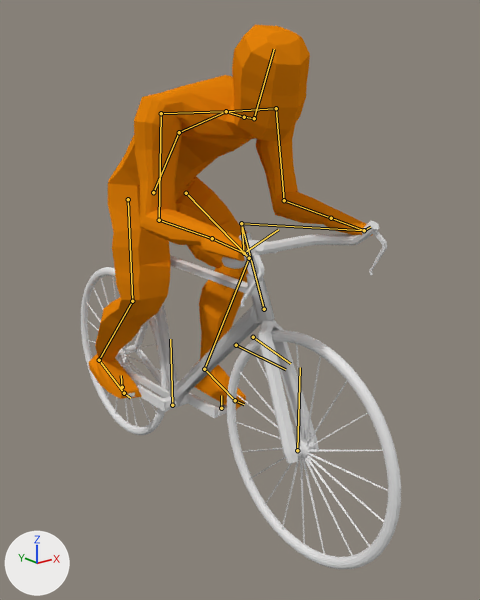
An edit to the Blender file Infinity Bike/Assets/Player/3Dplayer/BicycleV6.blend, drawn before and after from the same camera.
Both versions are drawn from a camera (50 mm lens) standing at (-4.67, -6.7, 5.27) and looking at (0.4, -0.35, 2.73). Arrows for +X, +Y and +Z are at lower left; the lights stay in place. The bones that bend it are drawn over the model as lines.

Names of what the first picture shows: 'BackWheel', 'Bike Frame', 'Cylinder', 'FRONT WHEEL', 'Fork', 'HandleBar', 'HandleBarConnector', 'Hub.000', 'Pedal.001', 'PedalShaft', 'Spokes and hub.000'.
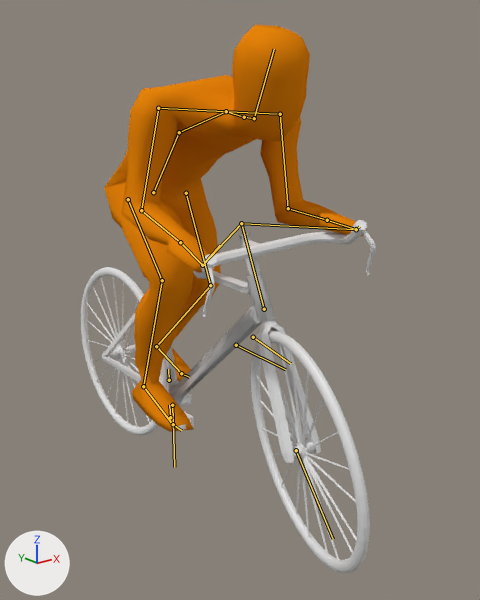
The newer file adds an action. The first version stands in its rest pose; the second is drawn at frame 30 of the action 'Cycling'.

What differs and where, as boxes [x1, y1, x2, y2] in the pictures (480 x 600 px):
'Cylinder', posed (7% narrower): before [89, 25, 373, 410]; after [104, 25, 367, 432]
'FRONT WHEEL', posed (31% narrower): before [227, 330, 401, 569]; after [251, 331, 370, 573]
'Spokes and hub.000', posed (34% narrower): before [233, 344, 388, 557]; after [255, 344, 357, 562]
'Fork', posed: before [239, 233, 319, 463]; after [239, 233, 321, 463]
'HandleBar', posed (11% wider, 14% taller): before [222, 221, 387, 307]; after [193, 220, 376, 318]
'Pedal leg.001', posed: before [137, 385, 168, 412]; after [184, 412, 194, 427]
'Pedal leg', posed: before [187, 392, 218, 418]; after [187, 393, 191, 405]
'PedalShaft', posed: before [163, 394, 189, 410]; after [179, 394, 190, 407]
'Hub.000', posed: before [293, 440, 318, 456]; after [288, 441, 319, 457]
'HandleBarConnector', posed (27% narrower, 21% taller): before [246, 240, 278, 253]; after [243, 240, 266, 256]
'Pedal.001', posed (not visible afterwards): before [217, 404, 227, 416]
'Pedal.000', posed (14% wider, 11% taller): before [127, 390, 140, 398]; after [177, 422, 192, 431]
bone 'Bone.001', root to tip: before (297, 450) to (300, 367); after (296, 450) to (333, 539)
bone 'Bone', root to tip: before (172, 405) to (170, 339); after (172, 405) to (174, 467)

The edits, one by one:
Bone 'Bone' (bone_bone) turns from (0, 0, 0) to (0, -19, 0) degrees about its own x, y and z.
Bone 'Bone.001' (bone_bone_001) turns from (0, 0, 0) to (131, 0, 0) degrees about its own x, y and z.
Bone 'Bone' (bone_bone_) turns from (0, 0, 0) to (180, -34, -52) degrees about its own x, y and z.
